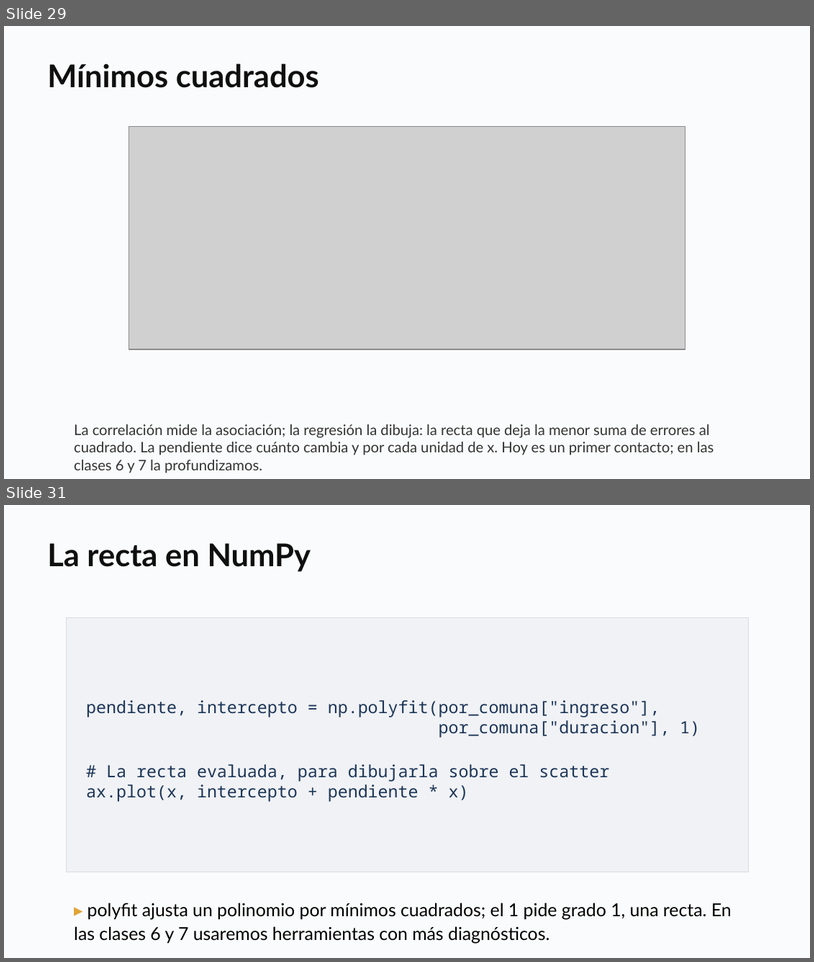
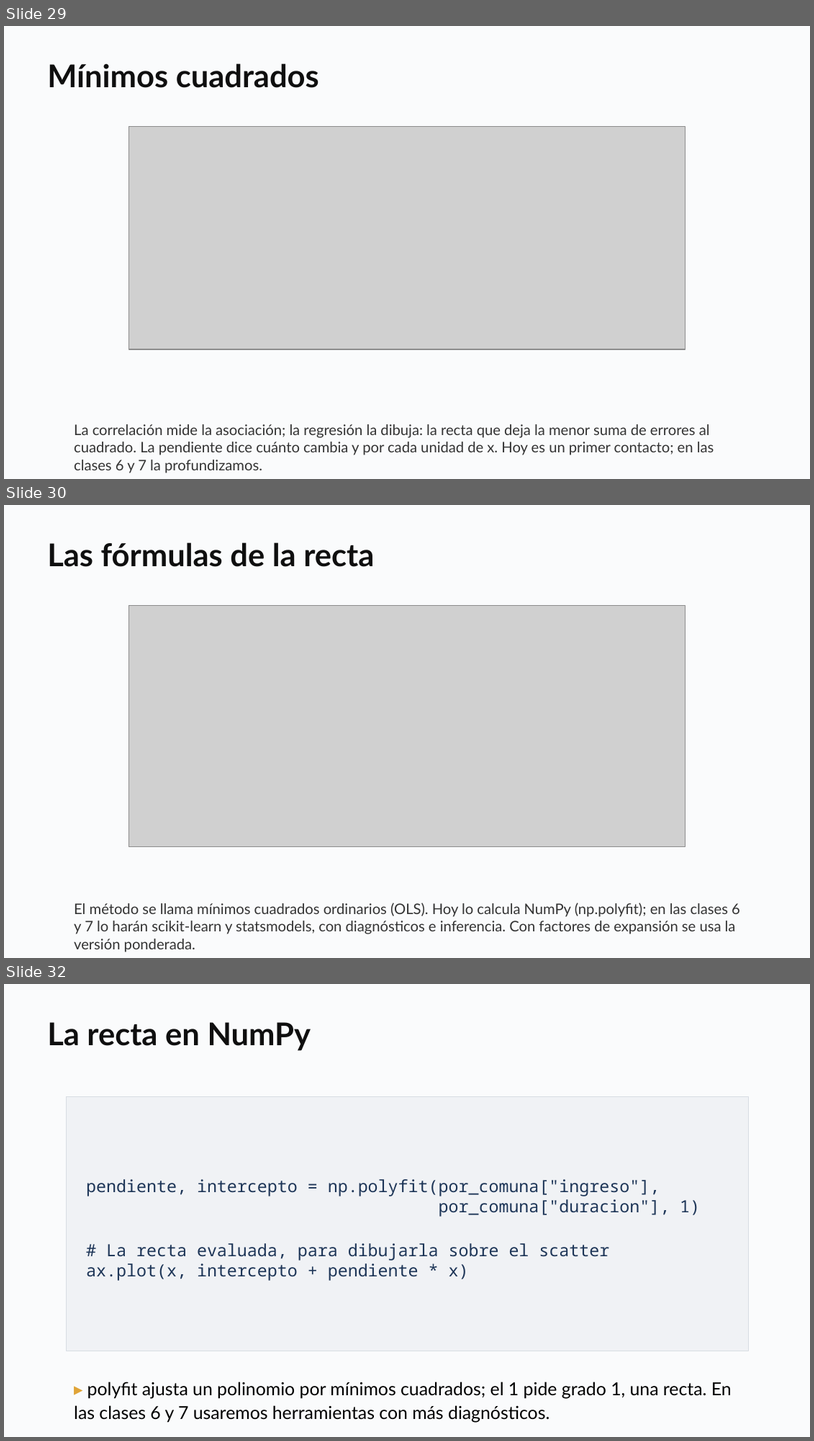
Before and after one commit to daniopitz/diplomado-cdd, a slide deck: presentaciones/clase03_eda_bivariado.pptx. Shown one above the other, each under a label of ours: slides 29 and 31 before the commit, slides 29, 30 and 32 after it; the slides between them are not shown. The pictures are 814x962 and 814x1441 pixels, drawn with LibreOffice and Linux fonts; fonts in the diff are those of the drawing; grey boxes stand for pictures. Boxes give left, top, right and bottom in pixels: in the first picture for what was removed or moved away, otherwise in the second. Text is boxed around its words. In the diff, an @@ line names an element or a change of style, - is before the commit and + after.

```diff
--- a/presentaciones/clase03_eda_bivariado.pptx
+++ b/presentaciones/clase03_eda_bivariado.pptx
@@ slide 30 added at (4, 505, 810, 958), background #FFFFFF @@
@@ rectangle added at (4, 505, 810, 958), fill #FAFBFC @@
@@ text added at (47, 542, 374, 567), 28 pt, text #0F0F0F, bold @@
+Las fórmulas de la recta
@@ picture added at (129, 606, 685, 847) @@
@@ text added at (74, 902, 741, 934), 13 pt, text #333333 @@
+El método se llama mínimos cuadrados ordinarios (OLS). Hoy lo calcula NumPy (np.polyfit); en las clases 6 y 7 lo harán scikit-learn y statsmodels, con diagnósticos e inferencia. Con factores de expansión se usa la versión ponderada.
@@ what was slide 31 is now slide 32 @@
```
Also in this commit, not shown: 7 slides changed, 1 other slide added, 1 slide removed, 3 other files.
